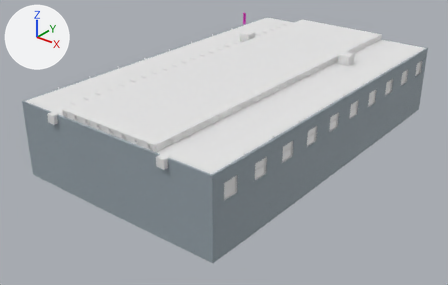
Two versions of the FBX model Assets/Models/environment_blocking.fbx, one commit apart.
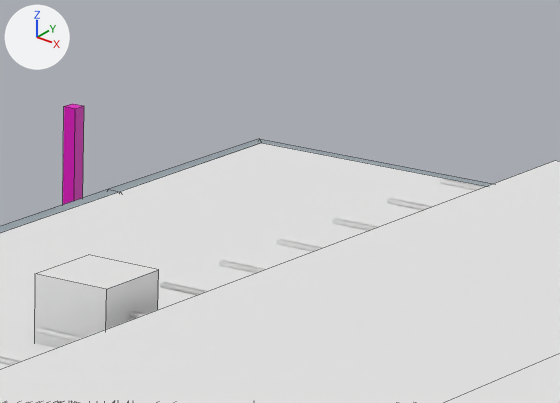
The first picture shows the older version from a 50 mm lens placed at (39.0, -60.7, 30.5), pointed at (-0.9, -10.8, -0.4). The close-ups show both versions on the part from 53% to 68% of the width and 0% to 17% of the height of that picture; other places that the commit changed are outside them. The axes (+X, +Y, +Z) are drawn at upper left. The lights are the same throughout. The close-ups show mesh edges as thin lines. Where no turn or scale is listed for an object, it has been applied to the vertices.

In view in the first close-up: 'ceiling.supports.2', 'exterior.walls', 'hvac.duct', 'measure.wall.exterior', 'roof'.
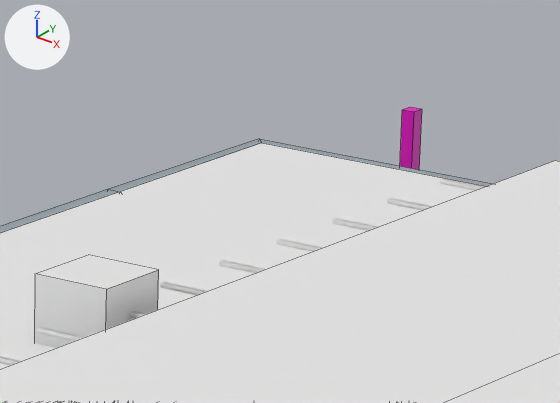
Scene script edits in JSON lines:
```json
{"op": "set", "path": "ob_measure_wall_exterior.location", "old": "(-14.65, 11.19, 4.01)", "new": "(-9.91, 14.69, 4.01)"}
```

Location of each change, [x1, y1, x2, y2] in pixels of the close-ups (560 x 403 px):
```json
{"object": "measure.wall.exterior", "change": "moved", "before": [63, 104, 84, 204], "after": [400, 107, 422, 170]}
```
